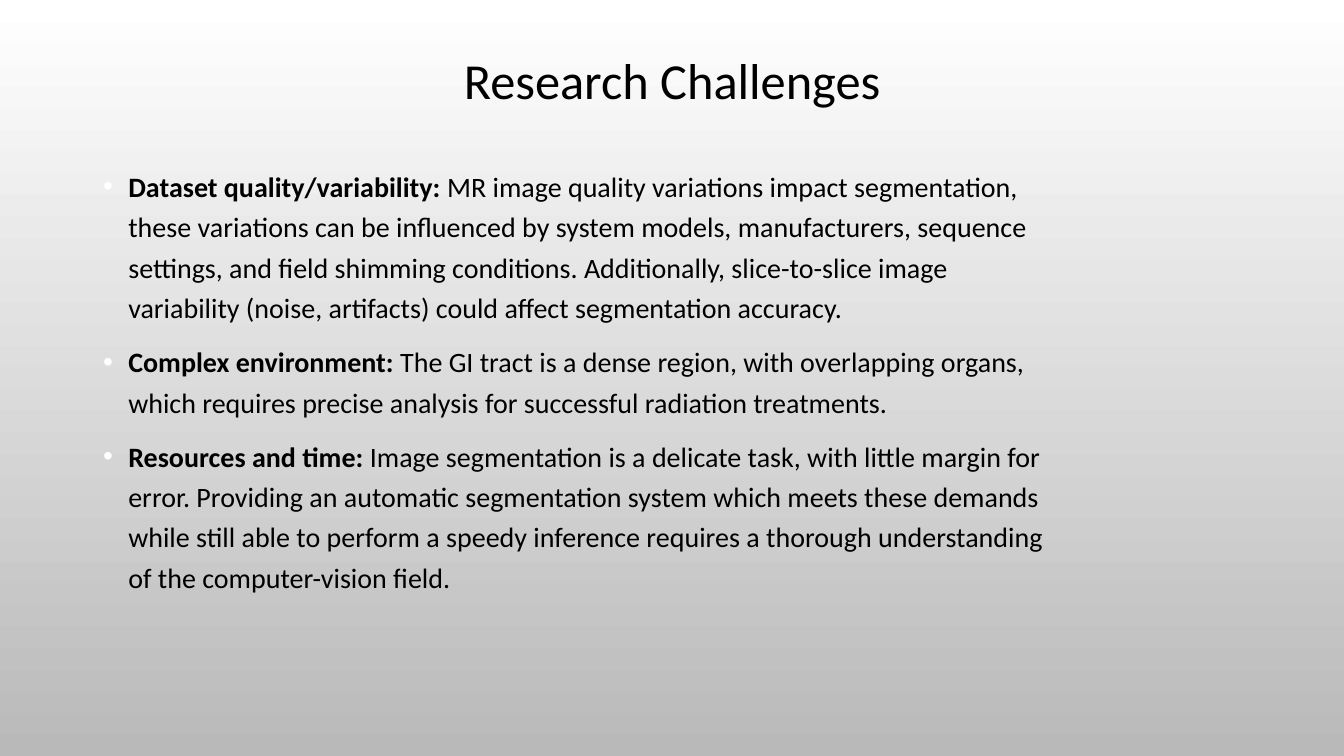
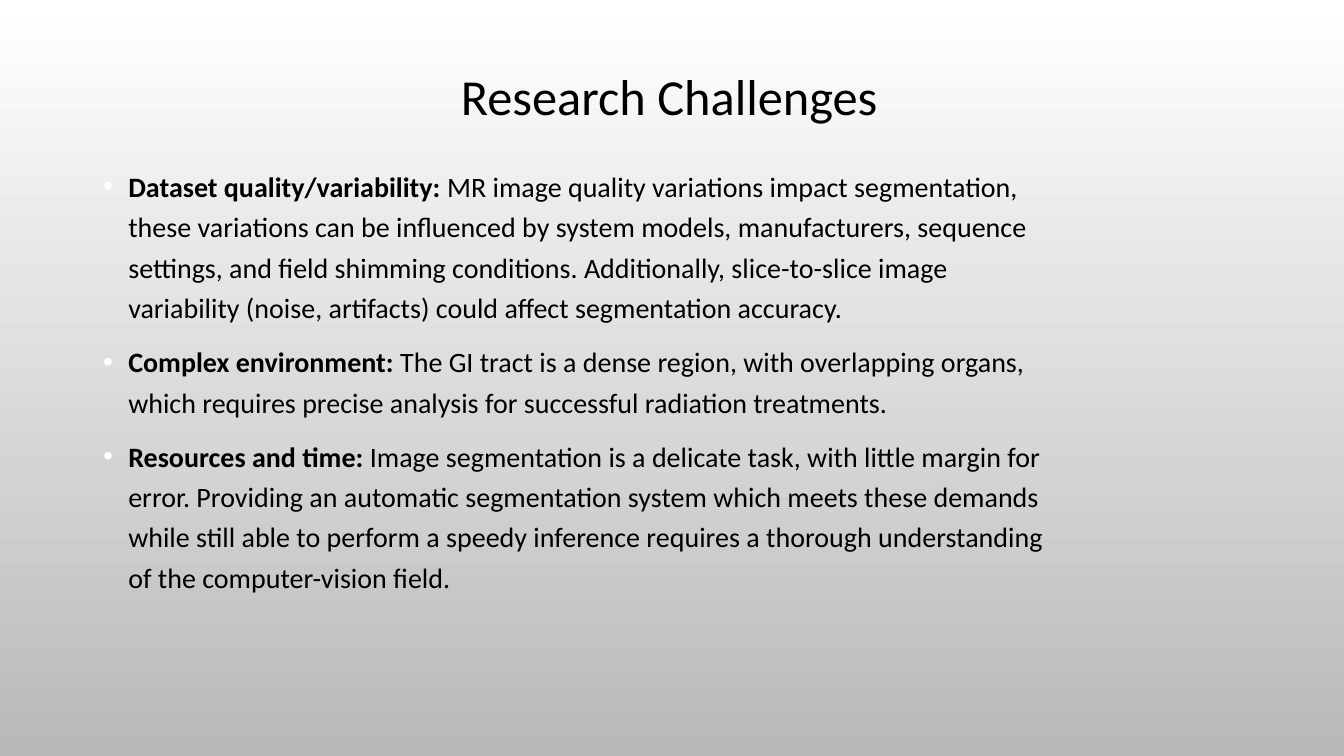
Before and after one commit to rotemlv/CapstoneProject, a slide deck: slide 18 of Capstone Project Phase A - Presentation.pptx. Drawn at 1344x756 pixels with LibreOffice and Linux fonts; fonts in the diff are those of the drawing; background and template pictures are left out. Boxes give left, top, right and bottom in pixels: in the first picture for what was removed or moved away, otherwise in the second. Text is boxed around its words. In the diff, an @@ line names an element or a change of style, - is before the commit and + after.

```diff
--- a/Capstone Project Phase A - Presentation.pptx
+++ b/Capstone Project Phase A - Presentation.pptx
@@ title "Research Challenges": place and size @@
-title "Research Challenges" at [464, 64, 880, 108]
+title "Research Challenges" at [461, 80, 877, 124]
```
Also in this commit, not shown: 13 other slides changed.
